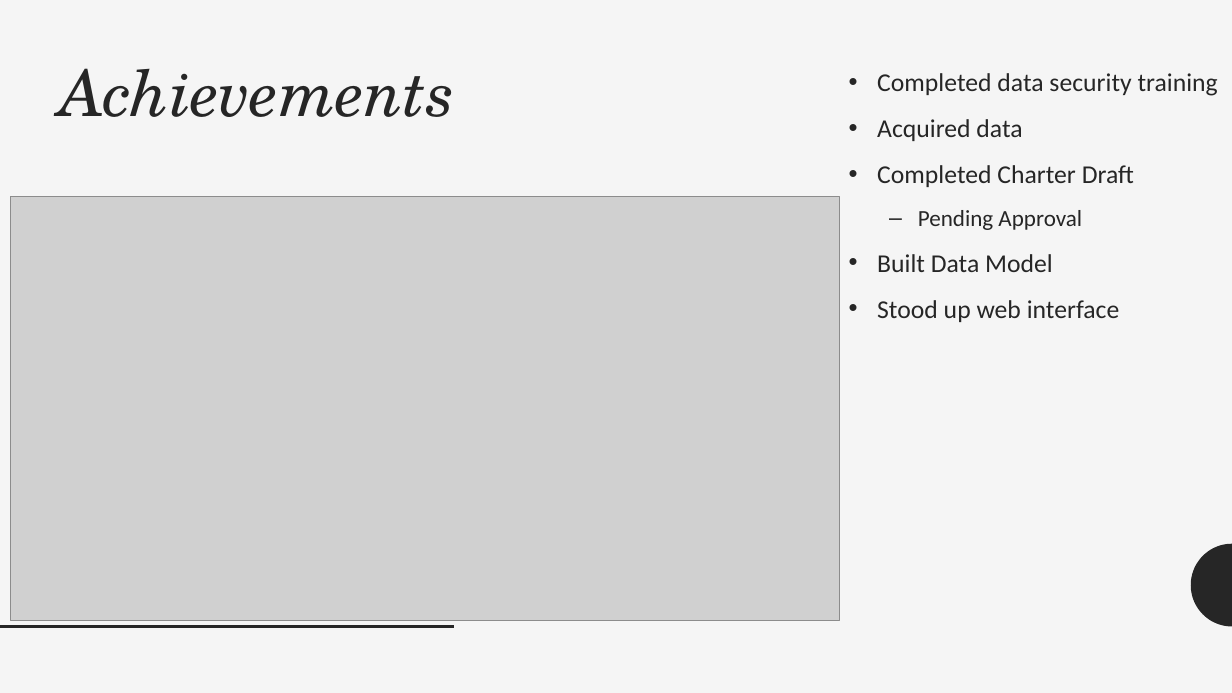
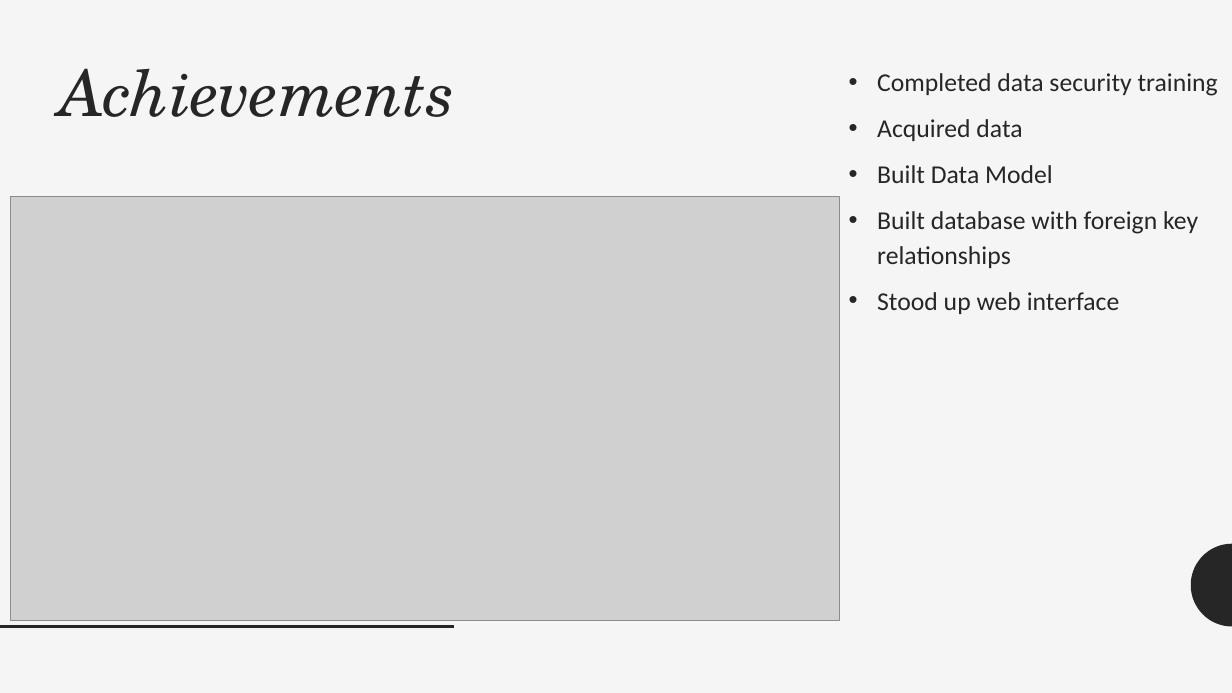
Before and after one commit to ezgisiir/URMCVenitaltorAllocation, a slide deck: slide 6 of Docs/ClassMeetings/2022_02_21_ClassMeeting.pptx. Drawn at 1232x693 pixels with LibreOffice and Linux fonts; fonts in the diff are those of the drawing; grey boxes stand for pictures. Boxes give left, top, right and bottom in pixels: in the first picture for what was removed or moved away, otherwise in the second. Text is boxed around its words. In the diff, an @@ line names an element or a change of style, - is before the commit and + after.

```diff
--- a/Docs/ClassMeetings/2022_02_21_ClassMeeting.pptx
+++ b/Docs/ClassMeetings/2022_02_21_ClassMeeting.pptx
@@ text at <box>877,165,1134,230</box>: paragraphs removed @@
-• Completed Charter Draft
-  – Pending Approval
@@ text at <box>877,211,1198,268</box>: paragraph added @@
+• Built database with foreign key relationships
```
Also in this commit, not shown: 3 other slides changed, 2 other files.
